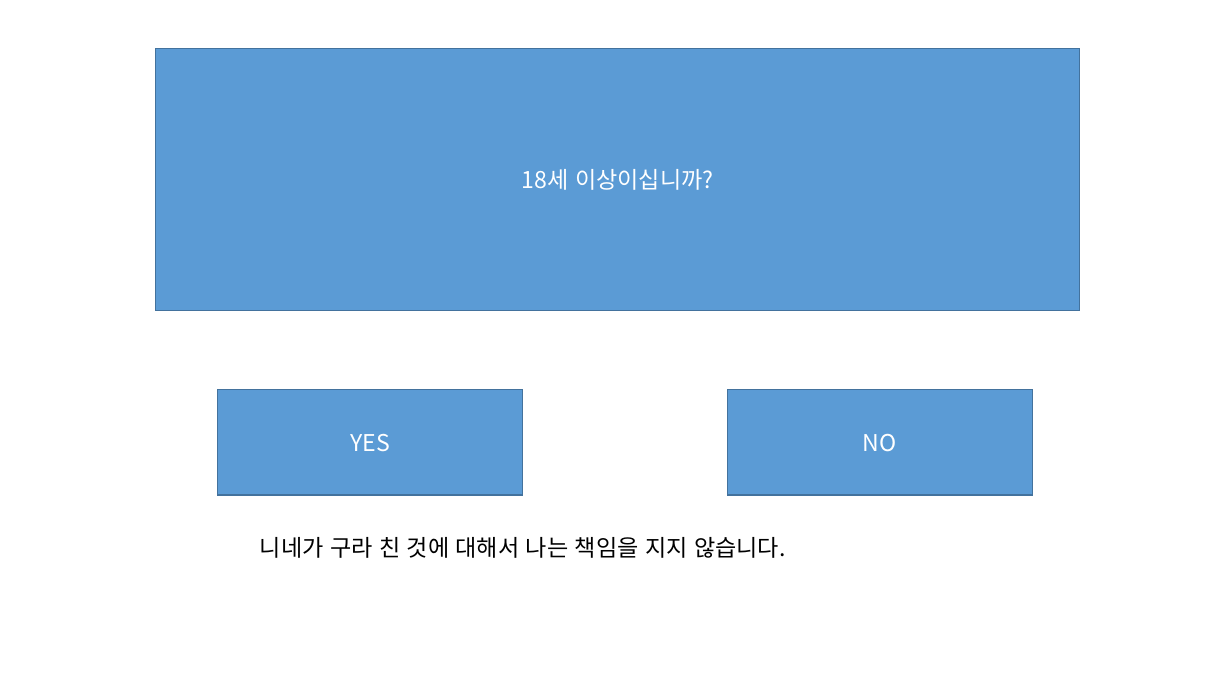
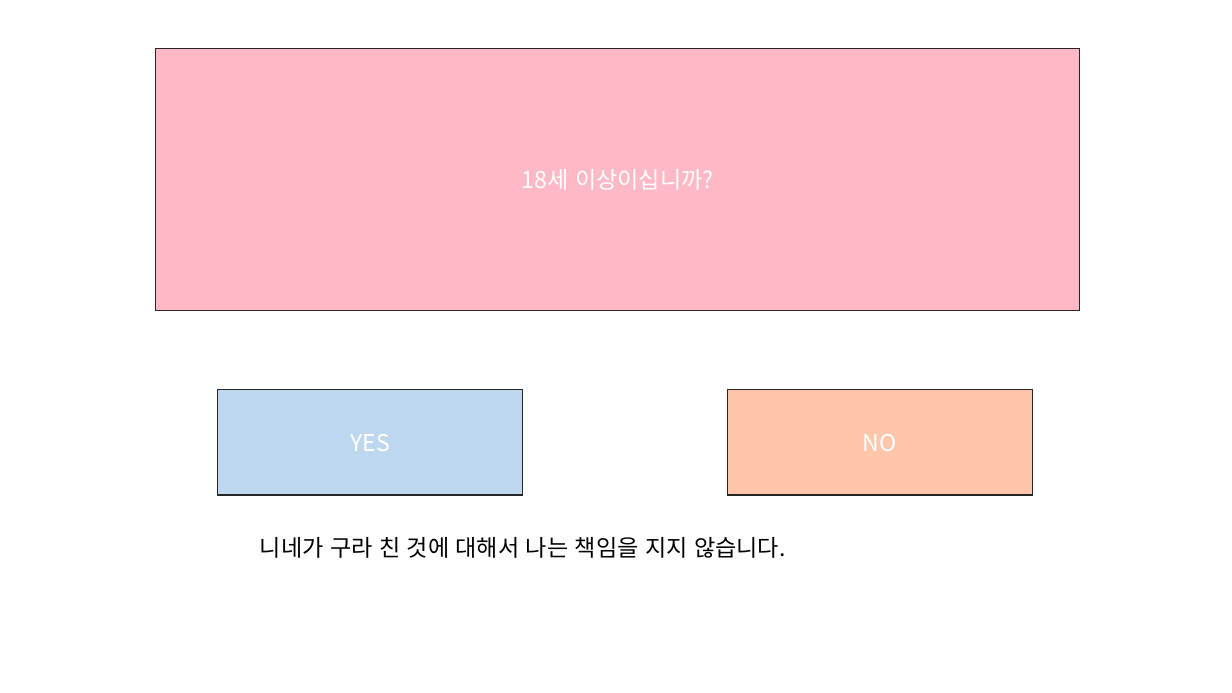
Before and after one commit to lectykim/sreview, a slide deck: slide 7 of hi/view powerpoint.pptx. Drawn at 1232x693 pixels with LibreOffice and Linux fonts; fonts in the diff are those of the drawing. Boxes give left, top, right and bottom in pixels: in the first picture for what was removed or moved away, otherwise in the second. Text is boxed around its words. In the diff, an @@ line names an element or a change of style, - is before the commit and + after.

Commit message:
change color

```diff
--- a/hi/view powerpoint.pptx
+++ b/hi/view powerpoint.pptx
@@ rectangle "18세 이상이십니까?" at [156, 49, 1080, 311]: fill #5B9BD5 to #FFB9C6; outline #43739E 1 pt to #262626 1 pt @@
@@ rectangle "YES" at [218, 389, 523, 494]: fill #5B9BD5 to #BDD7EE; outline #43739E 1 pt to #262626 1 pt @@
@@ rectangle "NO" at [727, 389, 1032, 494]: fill #5B9BD5 to #FFC6AA; outline #43739E 1 pt to #262626 1 pt @@
```
Also in this commit, not shown: 15 other slides changed.
